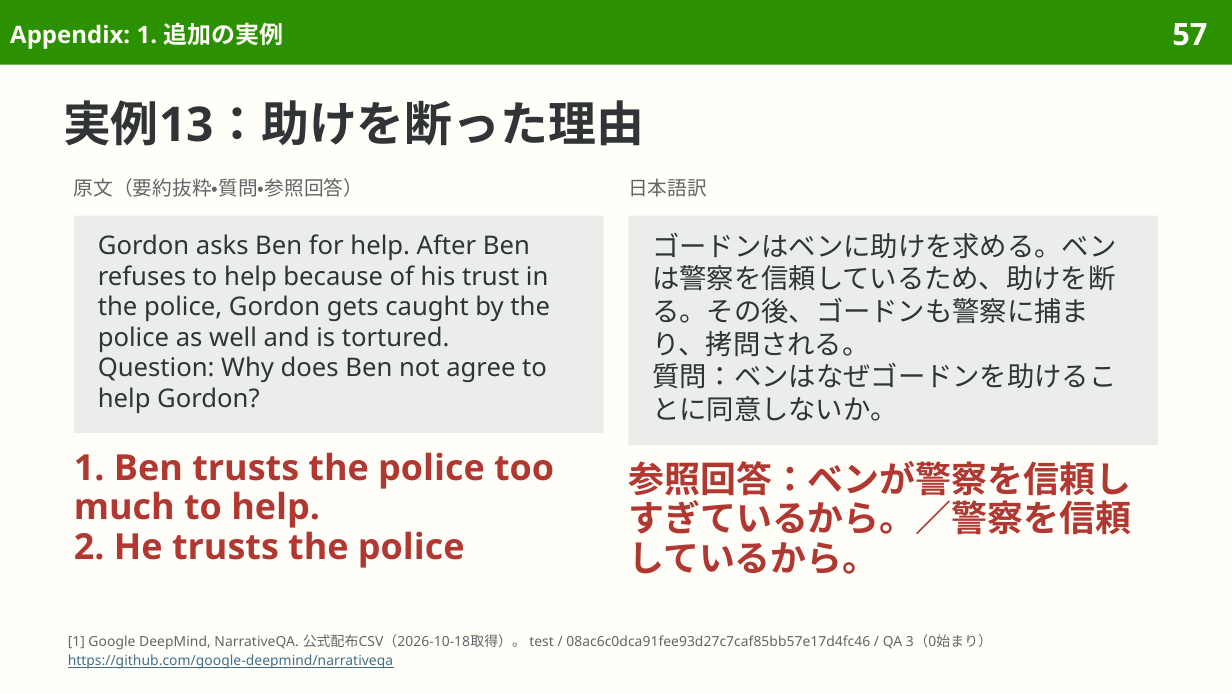
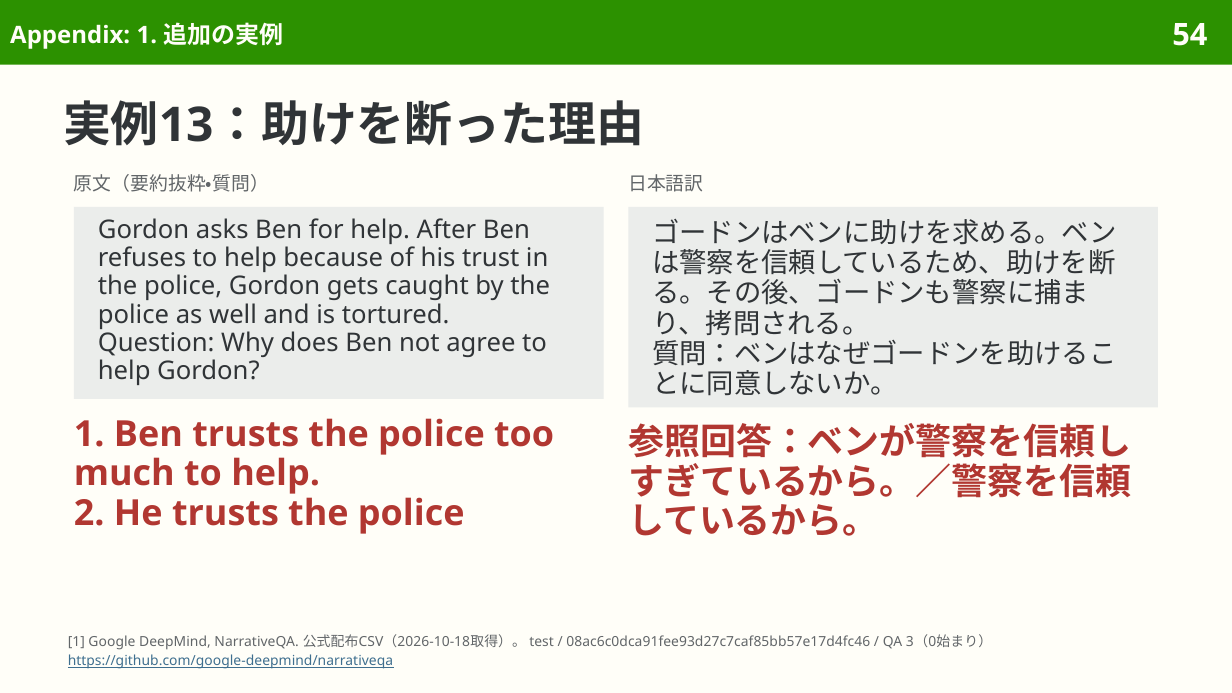
Before and after one commit to sasakiy84/datasets-in-10-minutes, a slide deck: slide 54 of slides/datasets-in-10-minutes-narrativeqa.pptx (slide 57 before the commit). Drawn at 1232x693 pixels with LibreOffice and Linux fonts; fonts in the diff are those of the drawing. Boxes give left, top, right and bottom in pixels: in the first picture for what was removed or moved away, otherwise in the second. Text is boxed around its words. In the diff, an @@ line names an element or a change of style, - is before the commit and + after.

Commit message:
Refine NarrativeQA bilingual examples after independent review

```diff
--- a/slides/datasets-in-10-minutes-narrativeqa.pptx
+++ b/slides/datasets-in-10-minutes-narrativeqa.pptx
@@ page number at (1172,23,1207,46): text changed @@
-57
+54
@@ text at (74,174,269,192): text changed; size 11.5 to 11 pt @@
-原文（要約抜粋・質問・参照回答）
+原文（要約抜粋・質問）
@@ text "日本語訳" at (628,174,703,192): size 11.5 to 11 pt; line spacing 13.4pt to 12.9pt @@
@@ rectangle "Gordon asks Ben for help. ...": place and size @@
-rectangle "Gordon asks Ben for help. ..." at (74,216,604,434)
+rectangle "Gordon asks Ben for help. ..." at (74,207,604,399)
@@ rectangle "Gordon asks Ben for help. ..." at (74,207,604,399): line spacing 17.8pt to 16.5pt @@
@@ rectangle "ゴードンはベンに助けを求める。ベンは警察を信頼しているため、助けを断る。その後、ゴードンも警察に捕まり、拷問される。": place and size @@
-rectangle "ゴードンはベンに助けを求める。ベンは警察を信頼しているため、助けを断る。その後、ゴードンも警察に捕まり、拷問される。" at (628,216,1158,445)
+rectangle "ゴードンはベンに助けを求める。ベンは警察を信頼しているため、助けを断る。その後、ゴードンも警察に捕まり、拷問される。" at (628,207,1158,408)
@@ rectangle "ゴードンはベンに助けを求める。ベンは警察を信頼しているため、助けを断る。その後、ゴードンも警察に捕まり、拷問される。" at (628,207,1158,408): line spacing 19pt to 17.6pt @@
@@ text "1. Ben trusts the police ...": place and size @@
-text "1. Ben trusts the police ..." at (74,452,554,568)
+text "1. Ben trusts the police ..." at (74,418,554,534)
@@ text "参照回答：ベンが警察を信頼しすぎているから。／警察を信頼しているから。": place and size @@
-text "参照回答：ベンが警察を信頼しすぎているから。／警察を信頼しているから。" at (628,461,1131,574)
+text "参照回答：ベンが警察を信頼しすぎているから。／警察を信頼しているから。" at (628,423,1131,536)
```
Also in this commit, not shown: 18 other slides changed, 3 slides removed, 21 other files.
